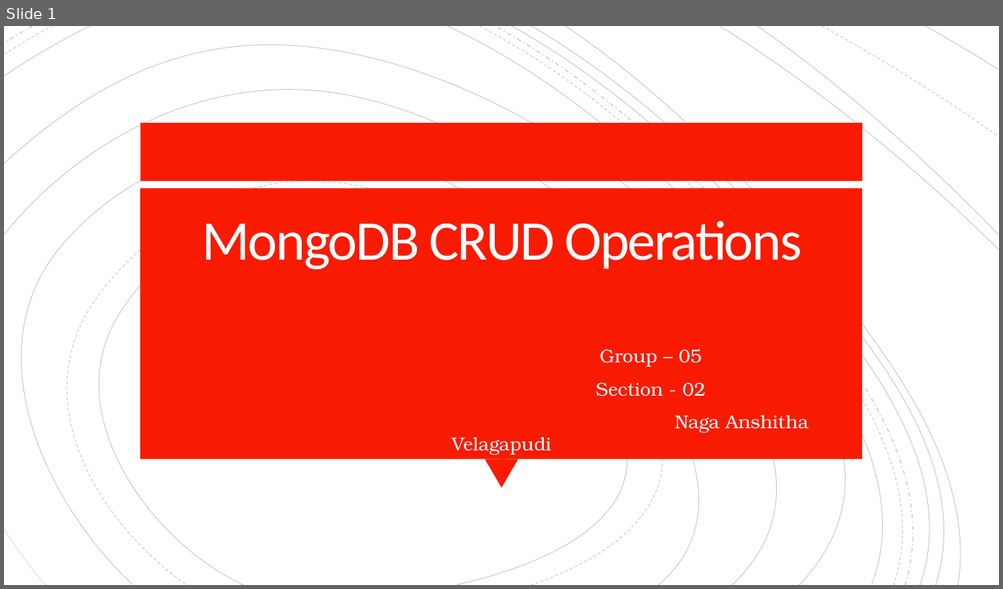
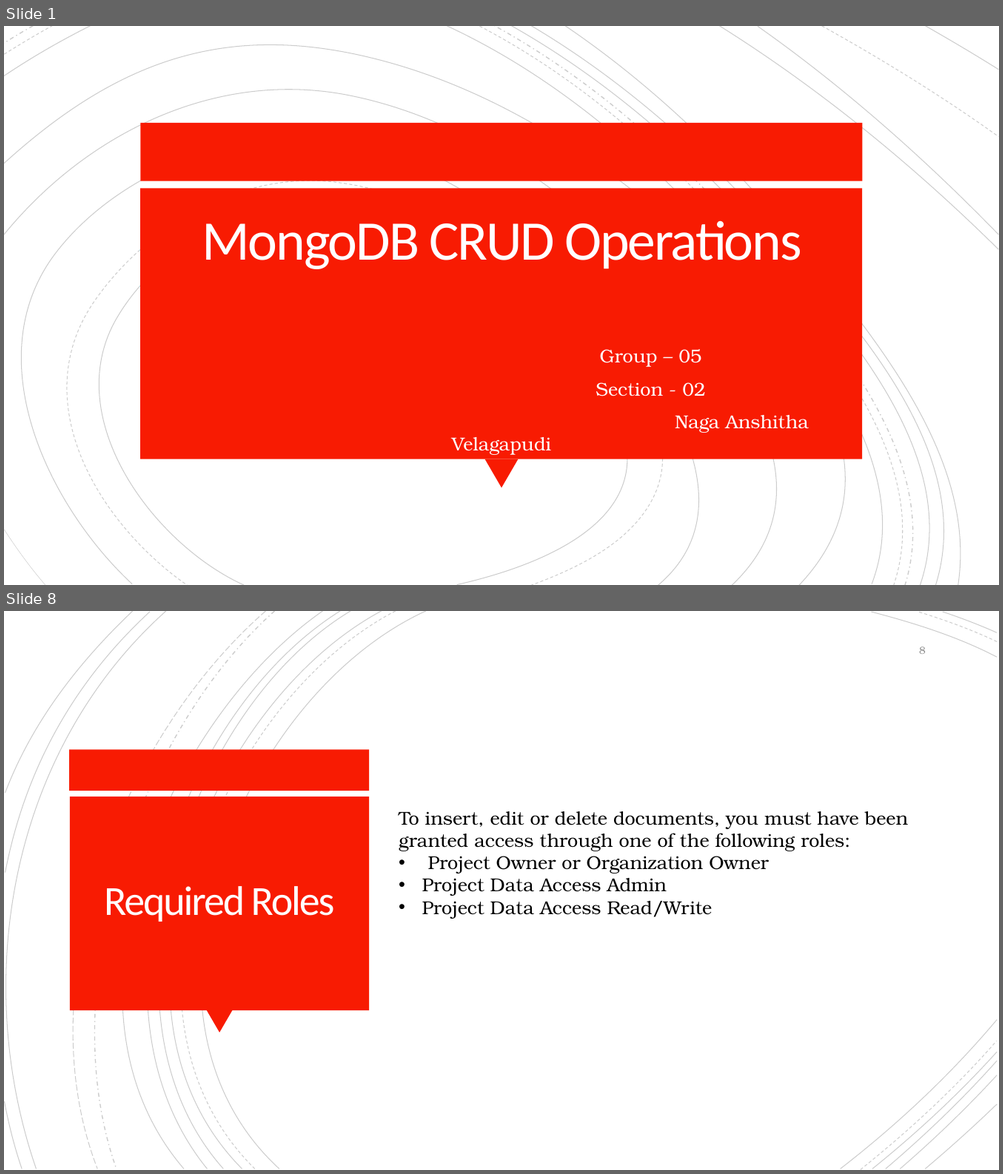
Before and after one commit to anshithavelagapudi/MongoDb-Project, a slide deck: CRUD Operations/MongoDB CRUD Operations.pptx. Shown one above the other, each under a label of ours: slide 1 before the commit, slides 1 and 8 after it; the slides between them are not shown. The pictures are 1003x589 and 1003x1174 pixels, drawn with LibreOffice and Linux fonts; fonts in the diff are those of the drawing. Boxes give left, top, right and bottom in pixels: in the first picture for what was removed or moved away, otherwise in the second. Text is boxed around its words. In the diff, an @@ line names an element or a change of style, - is before the commit and + after.

```diff
--- a/CRUD Operations/MongoDB CRUD Operations.pptx
+++ b/CRUD Operations/MongoDB CRUD Operations.pptx
@@ slide 8 added at box(4, 611, 999, 1170), background #FFFFFF @@
@@ group added at box(4, 611, 997, 1170): 21 freeform shapes @@
@@ page number added at box(919, 647, 925, 654), 10 pt, text #8C8C8C @@
+8
@@ rectangle added at box(70, 750, 370, 791), fill #F81B02 @@
@@ rectangle added at box(70, 797, 369, 1011), fill #F81B02 @@
@@ text added at box(398, 812, 908, 919), 18 pt, text #000000 @@
+To insert, edit or delete documents, you must have been granted access through one of the following roles:
+• Project Owner or Organization Owner
+• Project Data Access Admin
+• Project Data Access Read/Write
@@ title added at box(104, 886, 335, 922), 40 pt, text #FFFEFF @@
+Required Roles
@@ triangle added at box(206, 1011, 233, 1034), fill #F81B02 @@
```
Also in this commit, not shown: 2 slides changed, 10 other slides added, 9 slides removed, 4 other files.
